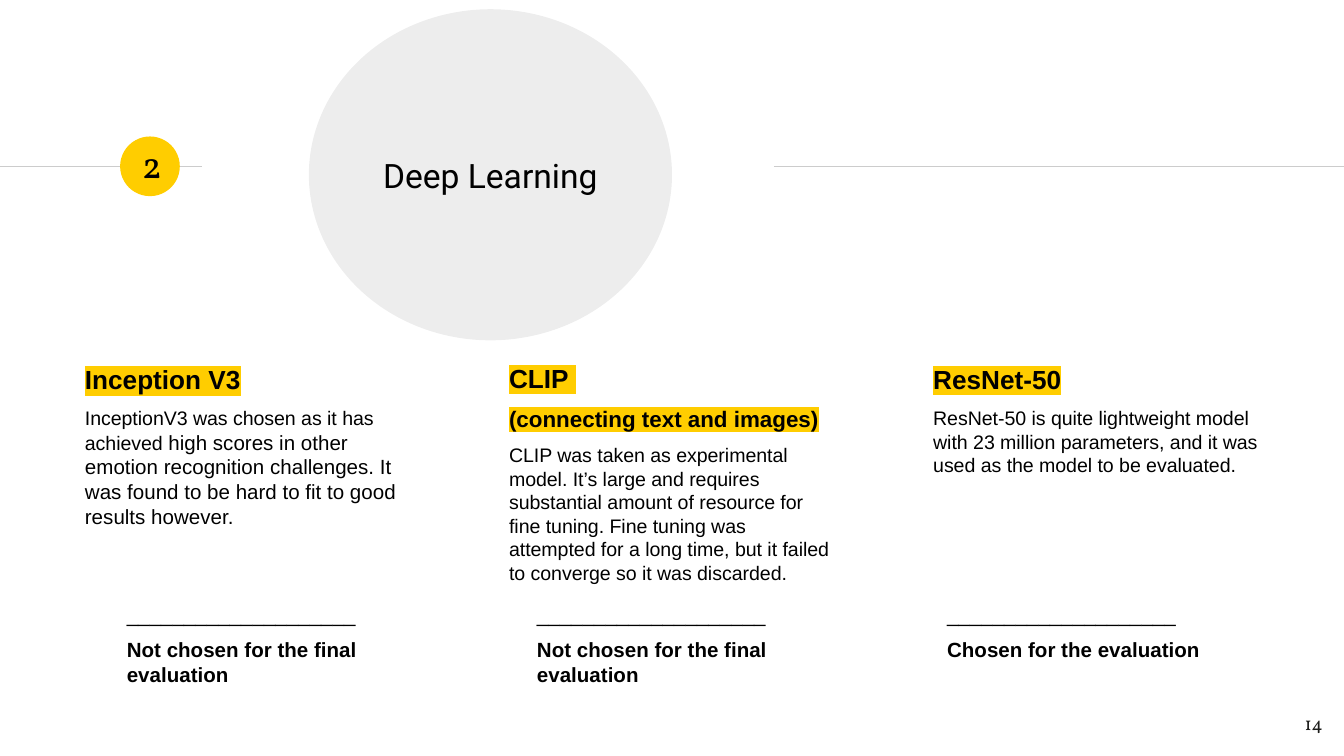
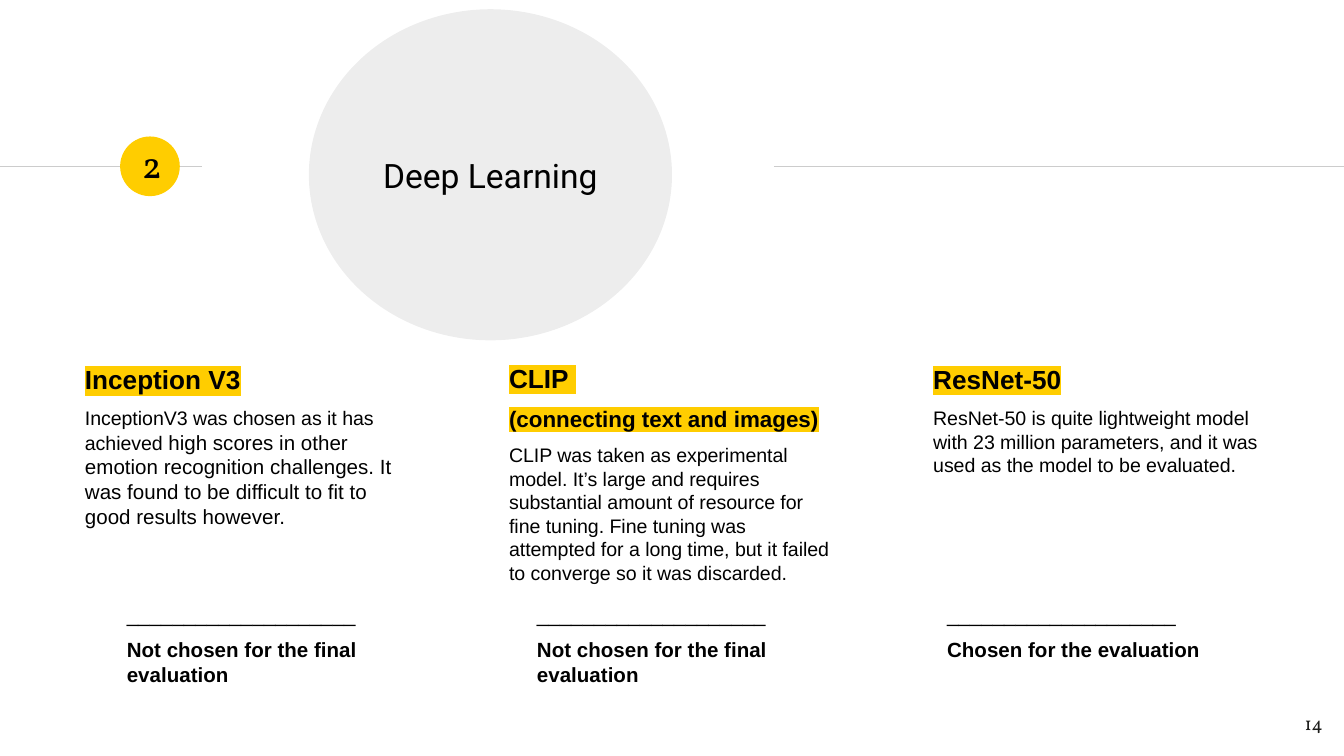
Before and after one commit to TeemuSo/Loop-Q-prize, a slide deck: slide 14 of reports/Sormunen, Teemu_Overview.pptx. Drawn at 1344x756 pixels with LibreOffice and Linux fonts; fonts in the diff are those of the drawing. Boxes give left, top, right and bottom in pixels: in the first picture for what was removed or moved away, otherwise in the second. Text is boxed around its words. In the diff, an @@ line names an element or a change of style, - is before the commit and + after.

```diff
--- a/reports/Sormunen, Teemu_Overview.pptx
+++ b/reports/Sormunen, Teemu_Overview.pptx
@@ text at (85,410,391,529): text changed @@
-InceptionV3 was chosen as it has achieved high scores in other emotion recognition challenges. It was found to be hard to fit to good results however.
+InceptionV3 was chosen as it has achieved high scores in other emotion recognition challenges. It was found to be difficult to fit to good results however.
```
Also in this commit, not shown: 16 other slides changed, 1 slide added.
